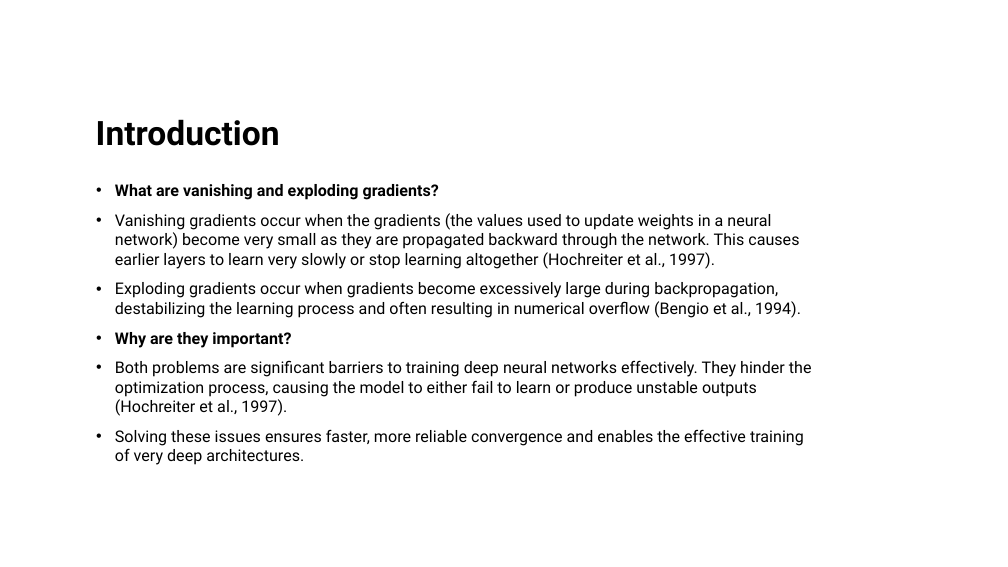
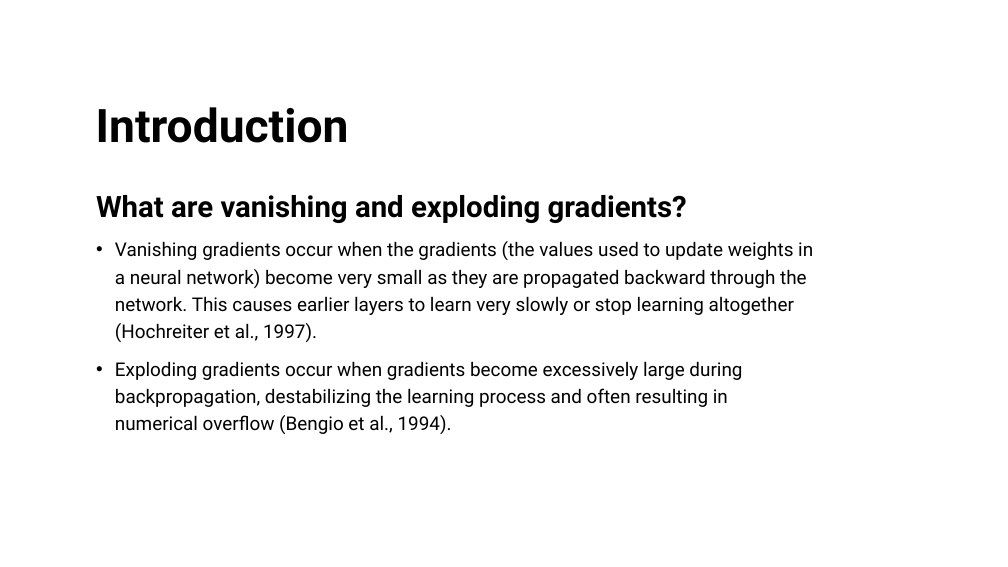
Before and after one commit to nazmul-nil/vanishing_gradients_tutorial_MLNN, a slide deck: slide 5 of tutorial/Vanishing_gradients.pptx (slide 2 before the commit). Drawn at 1008x567 pixels with LibreOffice and Linux fonts; fonts in the diff are those of the drawing. Boxes give left, top, right and bottom in pixels: in the first picture for what was removed or moved away, otherwise in the second. Text is boxed around its words. In the diff, an @@ line names an element or a change of style, - is before the commit and + after.

```diff
--- a/tutorial/Vanishing_gradients.pptx
+++ b/tutorial/Vanishing_gradients.pptx
@@ title "Introduction" at (96,107,349,143): size 32 to 44 pt @@
@@ text "What are vanishing and exploding ..." at (96,195,813,434): size 15.3 to 28 pt in "What are vanishing and exploding gradients?"; size 15.3 to 18 pt; bullet • to none; line spacing 1 to 1.2 @@
@@ text at (115,332,812,465): paragraphs removed @@
-• Why are they important?
-• Both problems are significant barriers to training deep neural networks effectively. They hinder the optimization process, causing the model to either fail to learn or produce unstable outputs (Hochreiter et al., 1997).
-• Solving these issues ensures faster, more reliable convergence and enables the effective training of very deep architectures.
```
Also in this commit, not shown: 18 other slides changed, 10 slides added, 3 other files.
